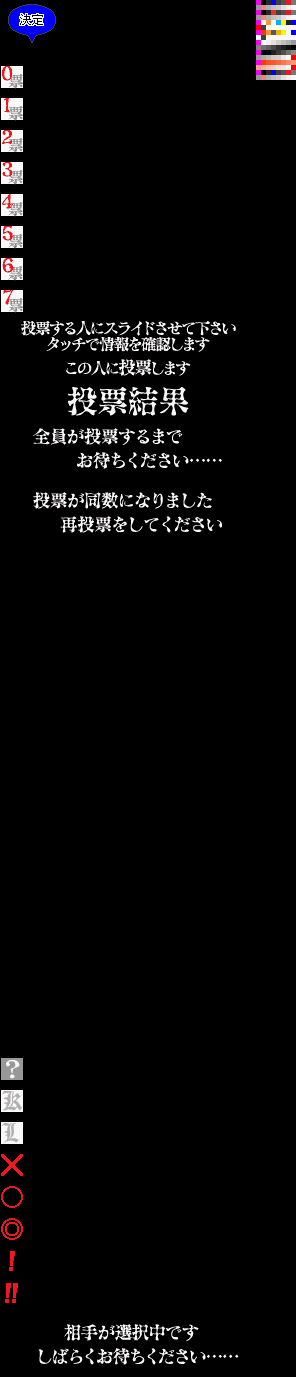
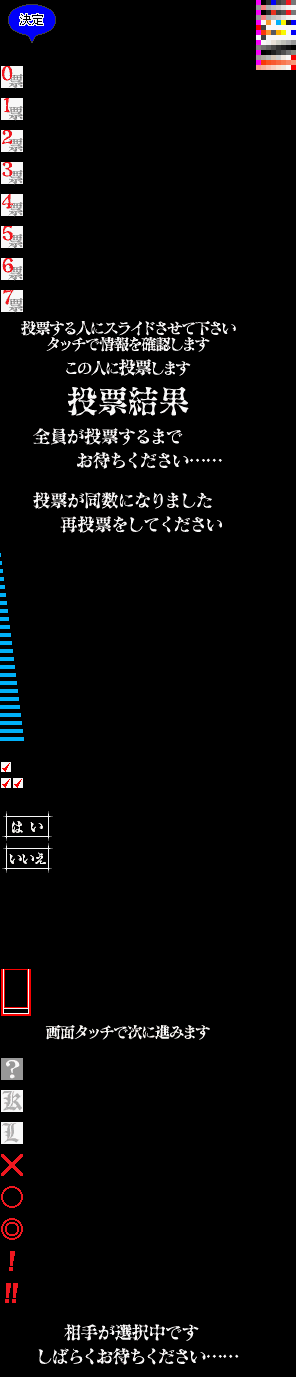
The second w=296, h=1377 image is a revision of the first. Changes to its layers:
painted on "L63" over [256, 70, 296, 80]
painted on "touhyou_24_0" over [0, 617, 9, 621]
painted on "touhyou_25_0" over [0, 625, 10, 629]
painted on "touhyou_26_0" over [0, 633, 11, 637]
painted on "touhyou_27_0" over [0, 641, 12, 645]
painted on "touhyou_28_0" over [0, 649, 13, 653]
painted on "touhyou_29_0" over [0, 657, 14, 661]
painted on "touhyou_30_0" over [0, 665, 15, 669]
painted on "touhyou_31_0" over [0, 673, 16, 677]
painted on "touhyou_32_0" over [0, 681, 17, 685]
painted on "touhyou_33_0" over [0, 689, 18, 693]
painted on "touhyou_34_0" over [0, 697, 19, 701]
painted on "touhyou_35_0" over [0, 705, 20, 709]
painted on "touhyou_36_0" over [0, 713, 21, 717]
painted on "touhyou_37_0" over [0, 721, 22, 725]
painted on "touhyou_38_0" over [0, 729, 23, 733]
painted on "touhyou_39_0" over [0, 737, 24, 741]
painted on "touhyou_66_0" over [1, 762, 11, 772]
painted on "touhyou_67_0" over [13, 778, 23, 788]
painted on "touhyou_67_1" over [1, 778, 11, 788]
painted on "touhyou_87_0" over [2, 811, 53, 841]
painted on "touhyou_88_0" over [2, 843, 53, 873]
painted on "touhyou_93_0" over [1, 969, 31, 1016]
painted on "touhyou_94_0" over [45, 1025, 210, 1040]
…and 5 more changes (5 painted)
